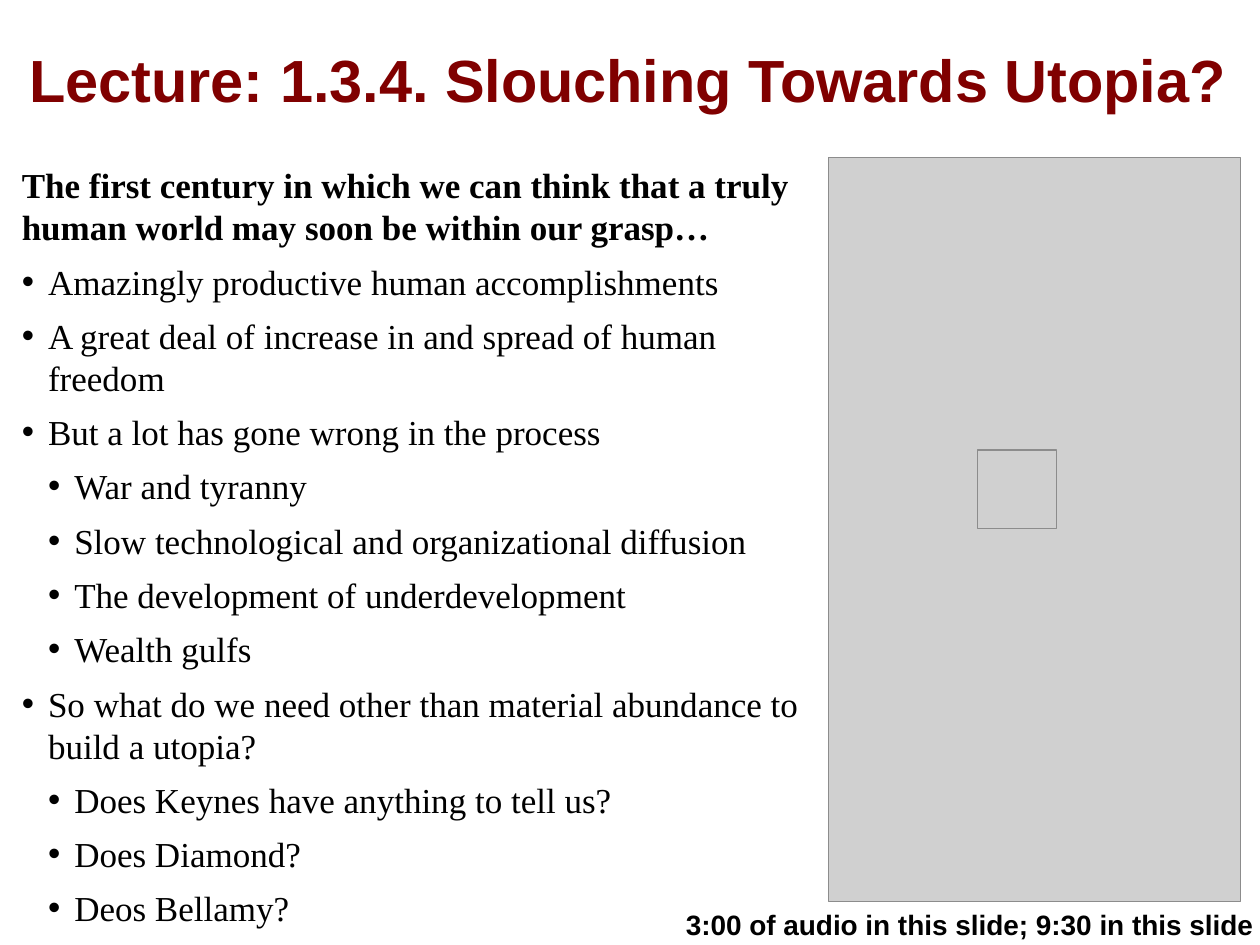
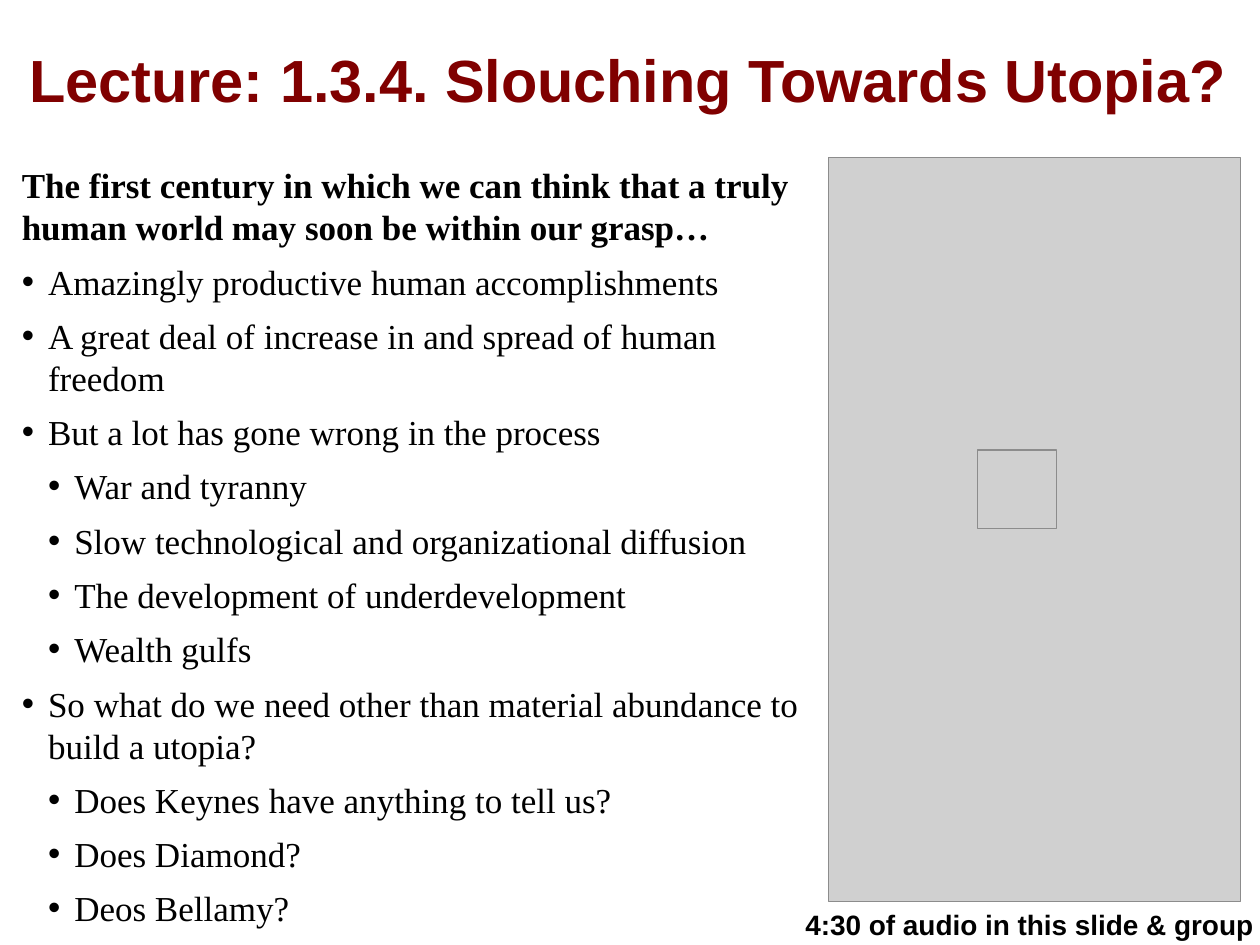
Before and after one commit to flumenhabitans/public-files, a slide deck: slide 1 of econ-115-module-1-lecture-3.4-slouching?-#tceh.pptx. Drawn at 1260x945 pixels with LibreOffice and Linux fonts; fonts in the diff are those of the drawing; grey boxes stand for pictures. Boxes give left, top, right and bottom in pixels: in the first picture for what was removed or moved away, otherwise in the second. Text is boxed around its words. In the diff, an @@ line names an element or a change of style, - is before the commit and + after.

```diff
--- a/econ-115-module-1-lecture-3.4-slouching?-#tceh.pptx
+++ b/econ-115-module-1-lecture-3.4-slouching?-#tceh.pptx
@@ text at box(805, 914, 1253, 940): text changed @@
-3:00 of audio in this slide; 9:30 in this slide group
+4:30 of audio in this slide & group
```
